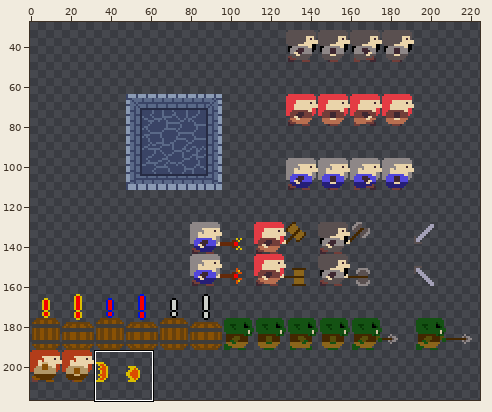
One commit to this sprite sheet: Assets/Resources/sprites/grimgot2.png. The picture above shows the old version from afar; the outline marks the close-up.
Close-up. Before:
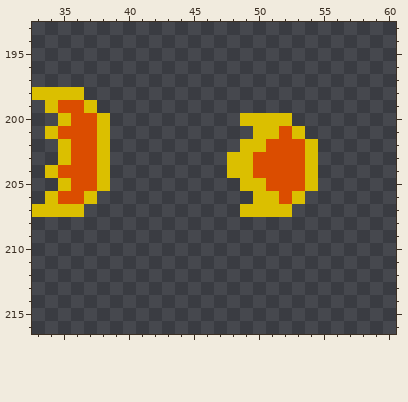
The file is 240x240 pixels. Shown: x 33..60, y 193..216. The wide view leaves out empty margins.
The same view after the edit:
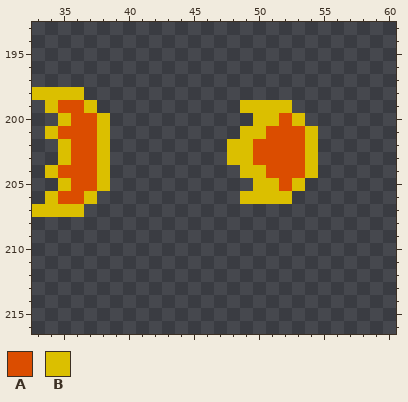
Palette (. is transparent): A #db4d00  B #dbbf00
Change:
@@ x 46..56 @@
 198 ...........
-199 ...........
-200 ...BBBB....
-201 ....BBAB...
-202 ...BBAAAB..
+199 ...BBBB....
+200 ....BBAB...
+201 ...BBAAAB..
+202 ..BBAAAAB..
 203 ..BBAAAAB..
-204 ..BBAAAAB..
-205 ...BBAAAB..
-206 ....BBAB...
-207 ...BBBB....
+204 ...BBAAAB..
+205 ....BBAB...
+206 ...BBBB....
+207 ...........
 208 ...........
Changed places in both close-ups, as pixel boxes (x1, y1, x2, y2):
changed: (227, 100, 318, 217)
